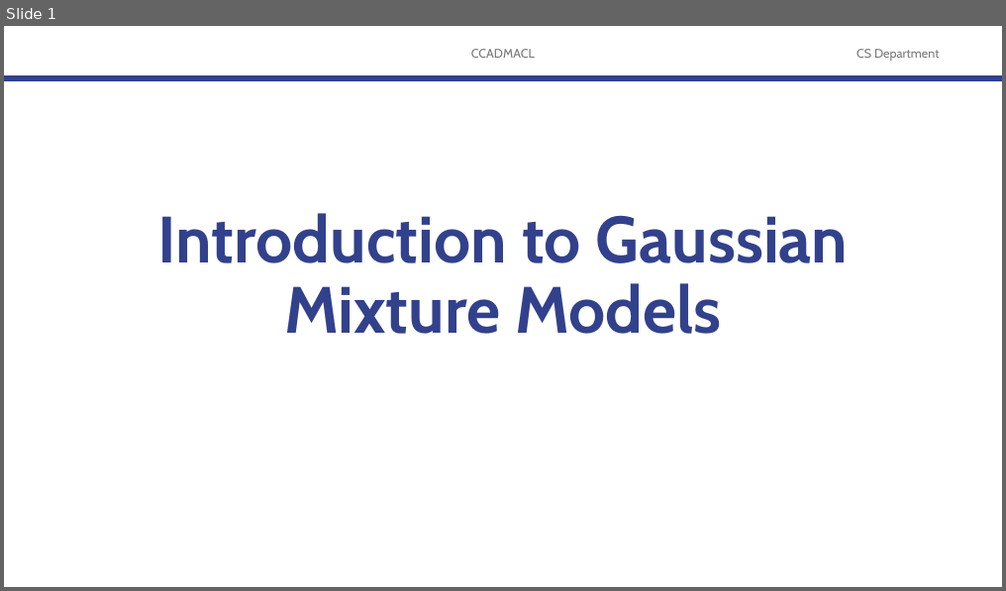
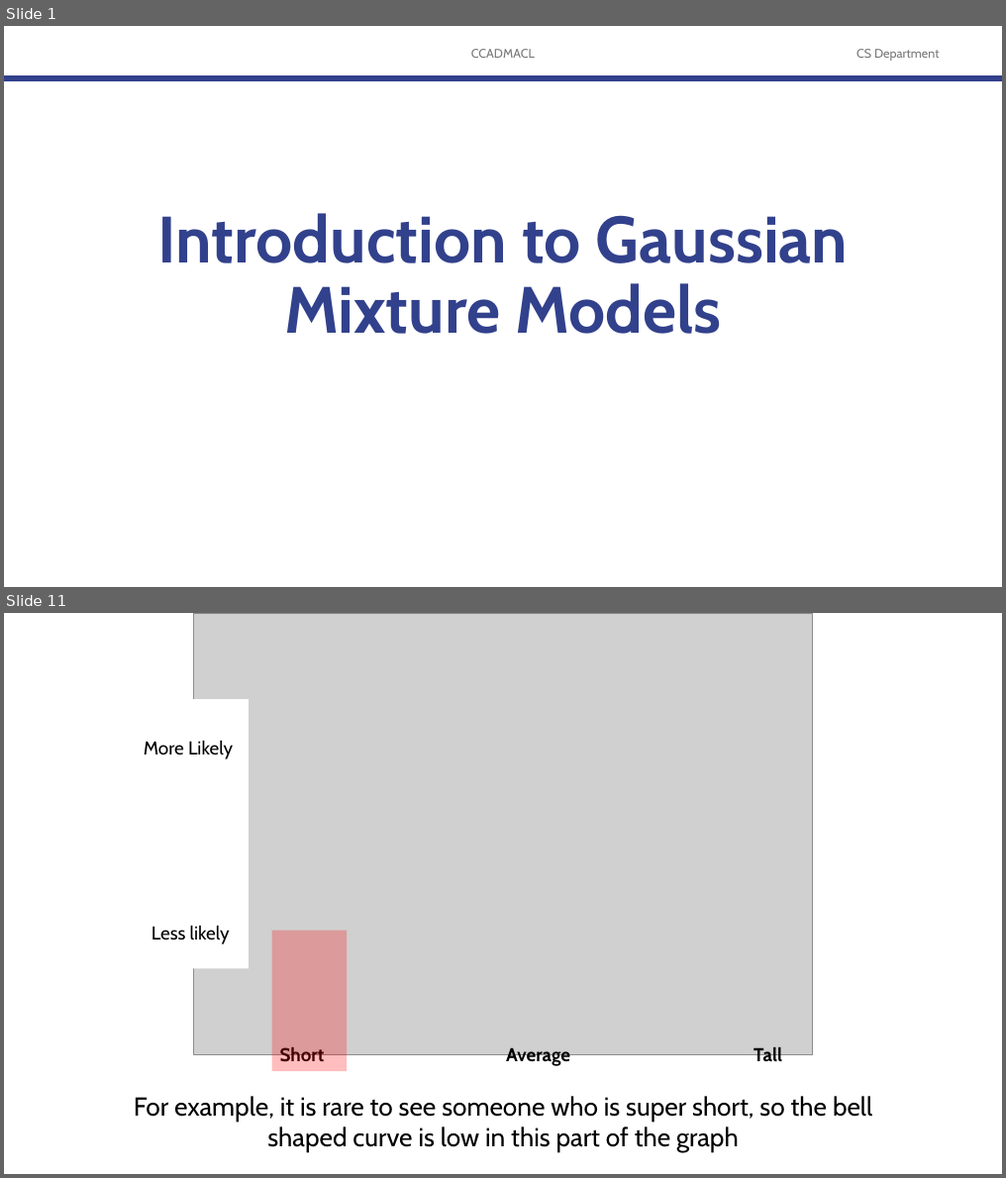
Before and after one commit to robitussin/CCADMACL, a slide deck: 8 - Gaussian Mixture Models/Introduction to Gaussian Mixture Models.pptx. Shown one above the other, each under a label of ours: slide 1 before the commit, slides 1 and 11 after it; the slides between them are not shown. The pictures are 1006x591 and 1006x1178 pixels, drawn with LibreOffice and Linux fonts; fonts in the diff are those of the drawing; grey boxes stand for pictures; background and template pictures are left out. Boxes give left, top, right and bottom in pixels: in the first picture for what was removed or moved away, otherwise in the second. Text is boxed around its words. In the diff, an @@ line names an element or a change of style, - is before the commit and + after.

```diff
--- a/8 - Gaussian Mixture Models/Introduction to Gaussian Mixture Models.pptx
+++ b/8 - Gaussian Mixture Models/Introduction to Gaussian Mixture Models.pptx
@@ slide 11 added at [4,613,1002,1174], background #FFFFFF @@
@@ picture added at [193,613,813,1056] @@
@@ rectangle added at [174,699,249,968], fill #FFFFFF @@
@@ text added at [144,740,233,760], 18 pt, text #000000 @@
+More Likely
@@ text added at [152,925,230,945], 18 pt, text #000000 @@
+Less likely
@@ rectangle added at [272,931,347,1072], fill #FF0000 at 26% opacity @@
@@ text added at [280,1048,325,1061], 18 pt, text #000000, bold @@
+Short
@@ text added at [506,1048,570,1067], 18 pt, text #000000, bold @@
+Average
@@ text added at [753,1048,782,1067], 18 pt, text #000000, bold @@
+Tall
@@ text added at [134,1096,872,1153], 25 pt, text #000000 @@
+For example, it is rare to see someone who is super short, so the bell
+shaped curve is low in this part of the graph
```
Also in this commit, not shown: 3 slides changed, 45 other slides added, 1 other file.
